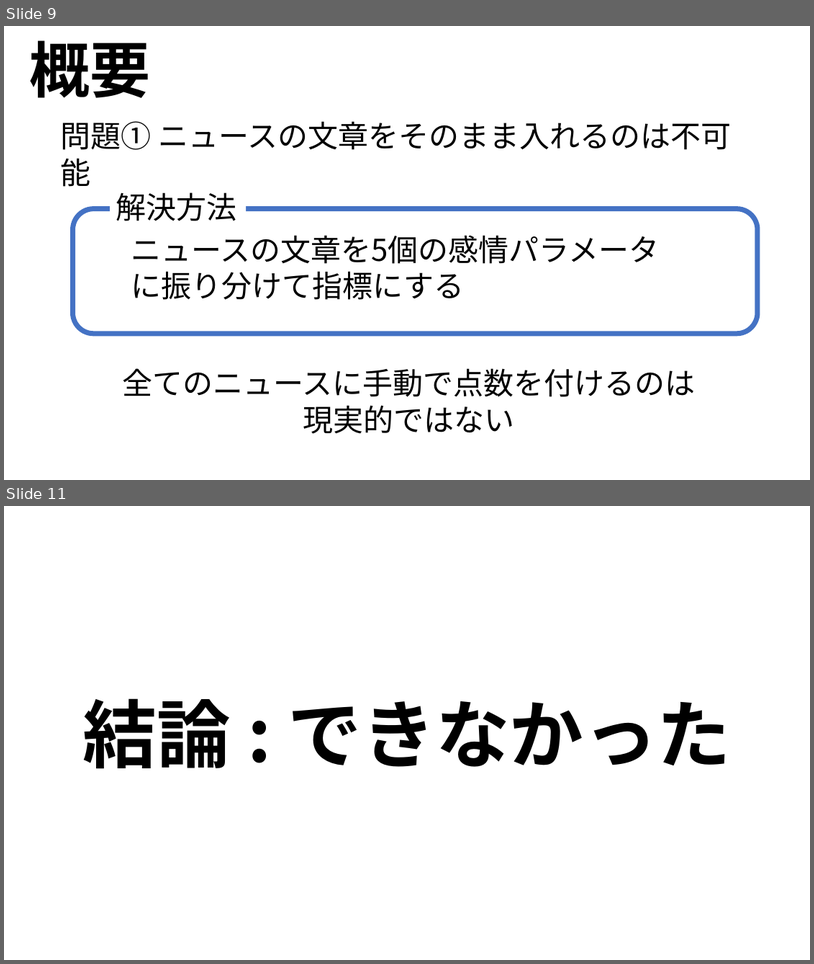
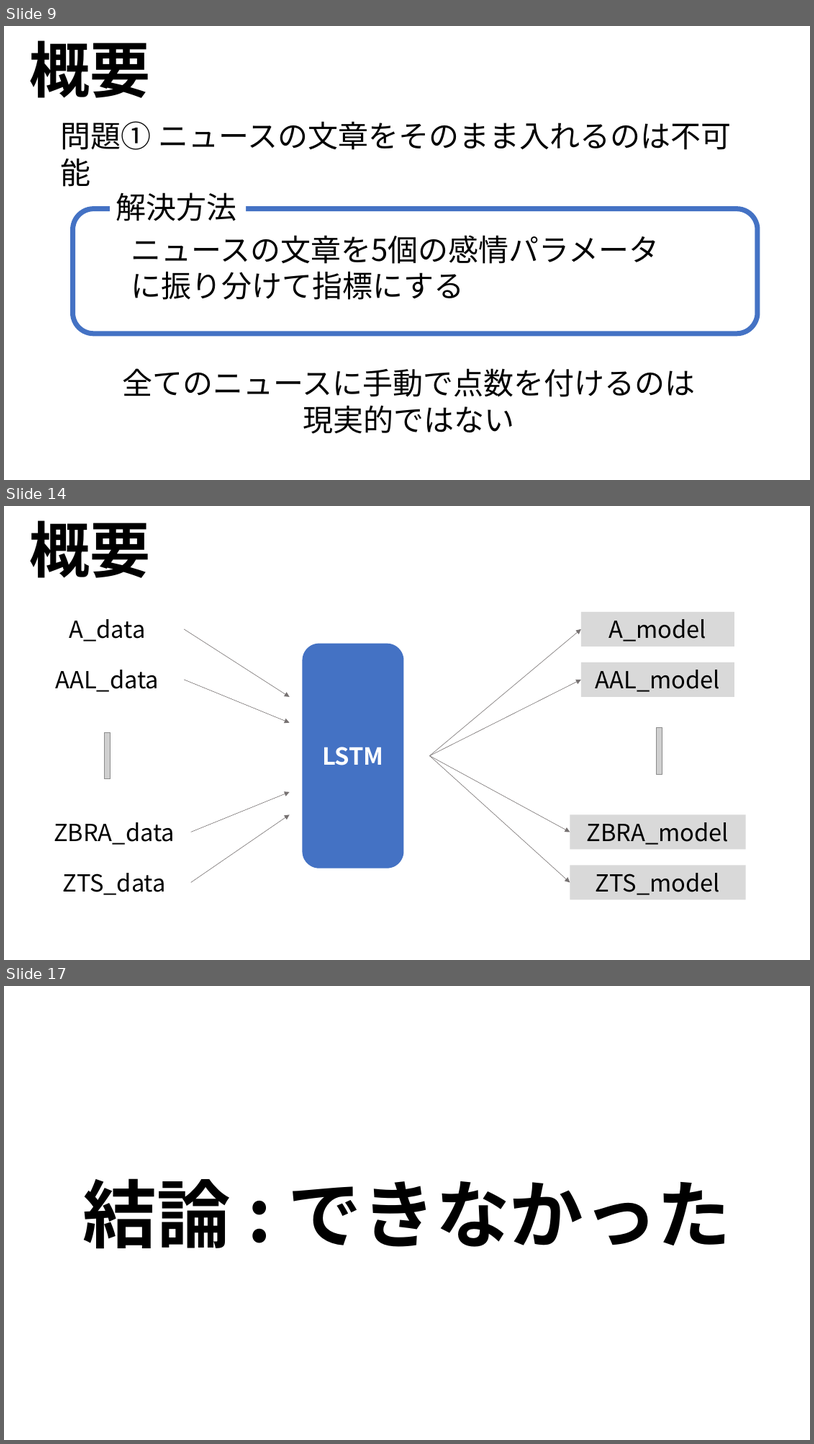
Before and after one commit to ryoww/PBL_stock, a slide deck: 最終報告.pptx. Shown one above the other, each under a label of ours: slides 9 and 11 before the commit, slides 9, 14 and 17 after it; the slides between them are not shown. The pictures are 814x964 and 814x1444 pixels, drawn with LibreOffice and Linux fonts; fonts in the diff are those of the drawing; grey boxes stand for pictures. Boxes give left, top, right and bottom in pixels: in the first picture for what was removed or moved away, otherwise in the second. Text is boxed around its words. In the diff, an @@ line names an element or a change of style, - is before the commit and + after.

```diff
--- a/最終報告.pptx
+++ b/最終報告.pptx
@@ slide 14 added at (4, 506, 810, 960), background #FFFFFF @@
@@ text added at (30, 520, 151, 578), 72 pt, text #000000, bold @@
+概要
@@ rectangle added at (581, 612, 736, 646), fill #D9D9D9, 28 pt, text #000000 @@
+A_model
@@ text added at (69, 619, 145, 641), 28 pt, text #000000 @@
+A_data
@@ arrow added from (184, 629) to (290, 697), #767171 0.5 pt @@
@@ arrow added from (430, 756) to (581, 629), #767171 0.5 pt @@
@@ rounded rectangle added at (302, 644, 404, 867), fill #4472C4 @@
@@ text added at (56, 669, 159, 692), 28 pt, text #000000 @@
+AAL_data
@@ rectangle added at (581, 662, 736, 697), fill #D9D9D9, 28 pt, text #000000 @@
+AAL_model
@@ arrow added from (184, 680) to (290, 723), #767171 0.5 pt @@
@@ arrow added from (430, 756) to (581, 680), #767171 0.5 pt @@
@@ picture added at (104, 732, 111, 779) @@
@@ picture added at (657, 728, 664, 774) @@
@@ text added at (322, 746, 384, 765), 28 pt, text #FFFFFF, bold @@
+LSTM
@@ arrow added from (430, 756) to (570, 832), #767171 0.5 pt @@
@@ arrow added from (430, 756) to (570, 883), #767171 0.5 pt @@
@@ arrow added from (191, 832) to (290, 792), #767171 0.5 pt @@
@@ text added at (54, 822, 175, 844), 28 pt, text #000000 @@
+ZBRA_data
@@ arrow added from (191, 883) to (290, 815), #767171 0.5 pt @@
@@ rectangle added at (570, 815, 746, 849), fill #D9D9D9, 28 pt, text #000000 @@
+ZBRA_model
@@ text added at (62, 872, 165, 895), 28 pt, text #000000 @@
+ZTS_data
@@ rectangle added at (570, 865, 746, 899), fill #D9D9D9, 28 pt, text #000000 @@
+ZTS_model
@@ what was slide 11 is now slide 17 @@
```
Also in this commit, not shown: 1 slide changed, 8 other slides added, 1 slide removed, 3 other files.
